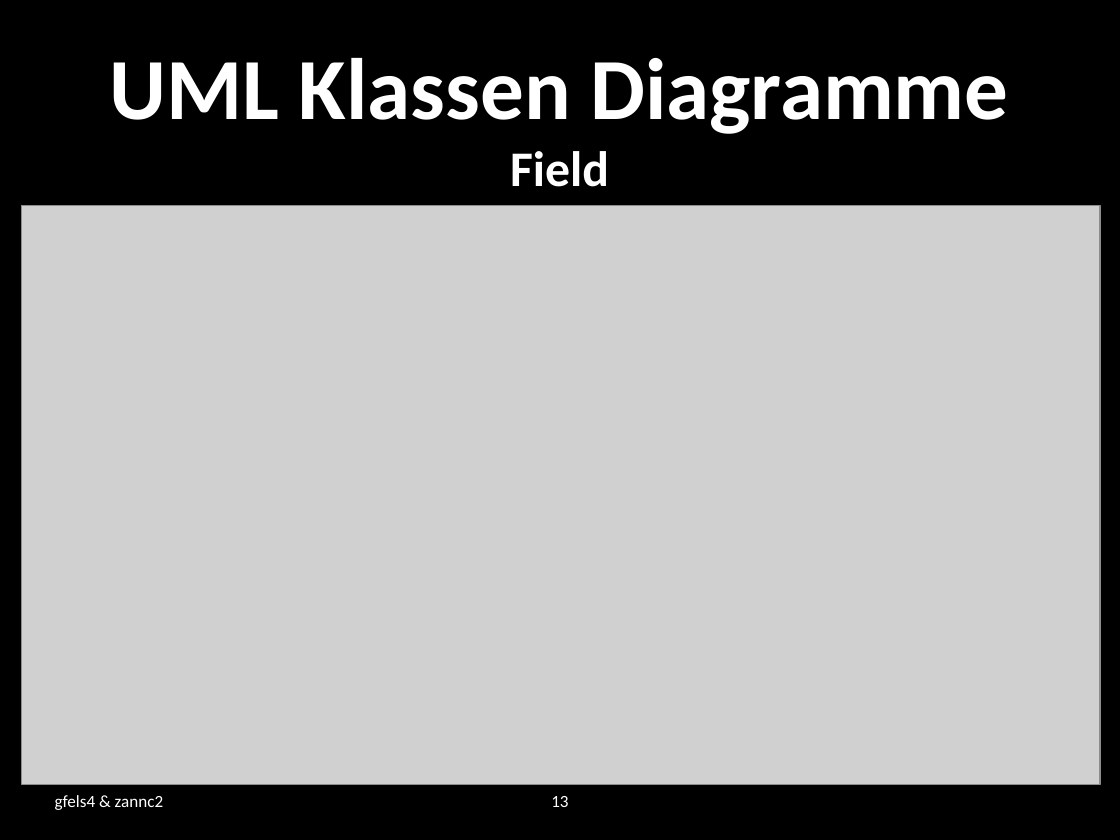
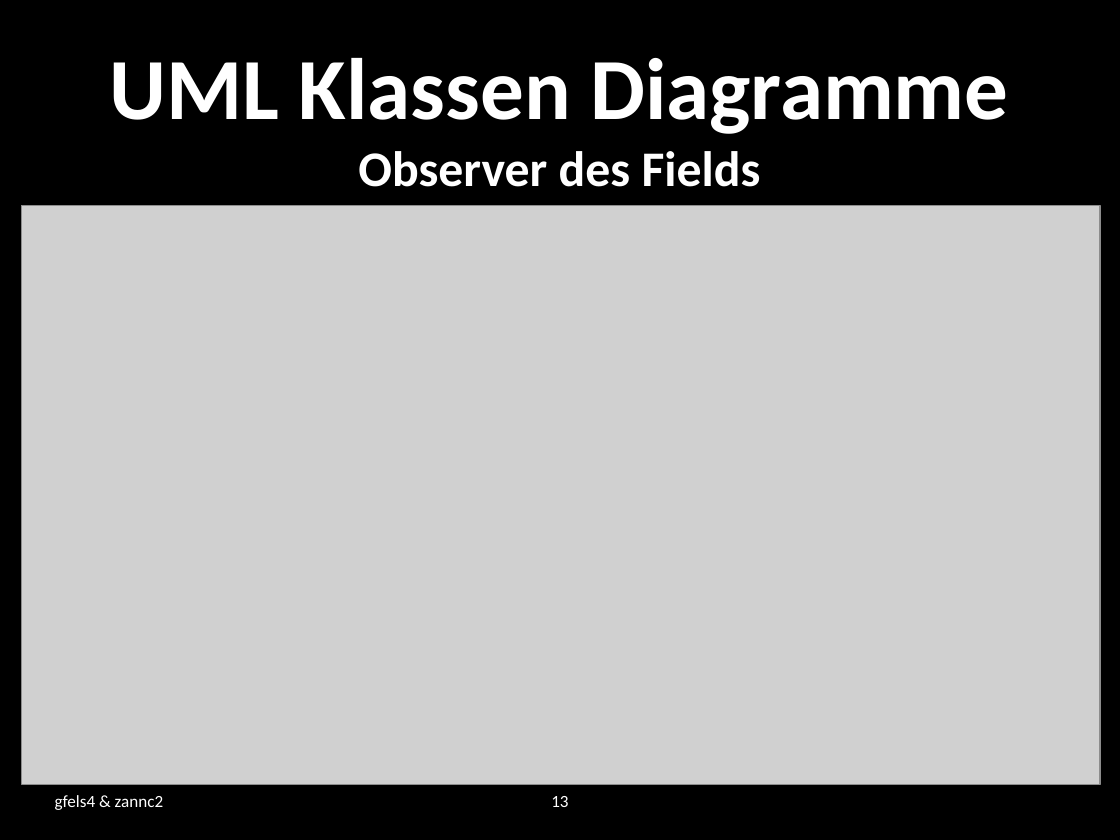
Before and after one commit to zannc2/SearchRobot, a slide deck: slide 13 of SearchRobot/doc/presentation.pptx. Drawn at 1120x840 pixels with LibreOffice and Linux fonts; fonts in the diff are those of the drawing; grey boxes stand for pictures; background and template pictures are left out. Boxes give left, top, right and bottom in pixels: in the first picture for what was removed or moved away, otherwise in the second. Text is boxed around its words. In the diff, an @@ line names an element or a change of style, - is before the commit and + after.

```diff
--- a/SearchRobot/doc/presentation.pptx
+++ b/SearchRobot/doc/presentation.pptx
@@ title at box(110, 58, 1008, 187): text changed @@
-UML Klassen Diagramme
-Field
+UML Klassen Diagramme
+Observer des Fields
```
Also in this commit, not shown: 5 other slides changed, 6 other files.
